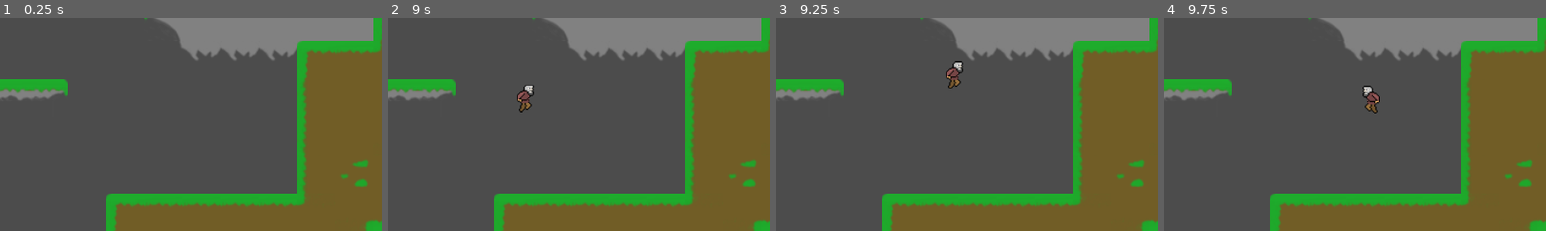
Above: before the commit, frames 1-4 (left to right).
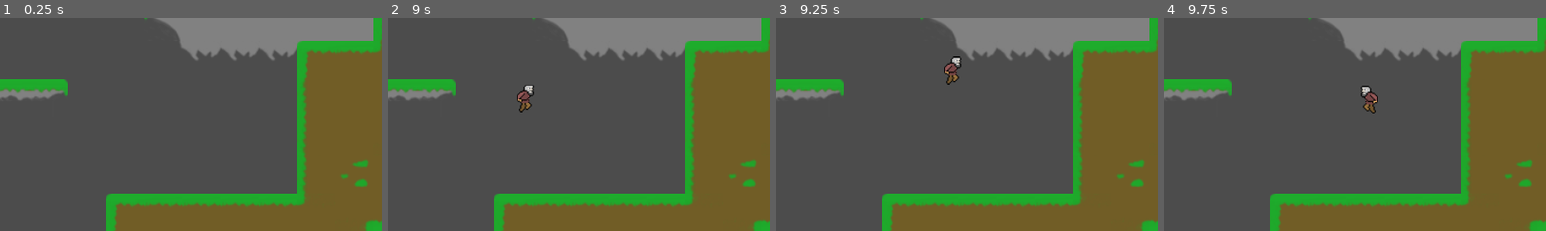
Above: after the commit, the same moments.

Repository: Kumodatsu/dream-within-a-dream
Game: Godot game, scene res://levels/Level_1.tscn
Two runs of this game, one before a commit and one after it. Both use one fixed random seed, a clock stepped at 60 frames per second and the inputs below.
Inputs:
- Up to frame 1 (0.25 s): no input
- Up to frame 2 (9 s): tap Enter at 0.5, 5.75, 8.75 s; hold D (player_move_right) 0.53-2.03 s; tap W (player_jump) at 0.6, 0.77, 1.07, 1.35, 1.52, 1.82, 2.1, 2.85, 3.02, 3.32, 3.6, 3.77, 4.07, 4.35, 4.52, 4.82, 5.1, 5.85, 6.02, 6.32, 6.6, 6.77, 7.07, 7.35, 7.52, 7.82, 8.1, 8.85 s; hold A (player_move_left) 2.03-2.78 s; hold D (player_move_right) 2.78-4.28 s; tap Space at 3.5, 7.25 s; hold A (player_move_left) 4.28-5.03 s; hold D (player_move_right) 5.03-5.78 s; hold A (player_move_left) 5.78-7.28 s; hold D (player_move_right) from 7.28 s (still down)
- Up to frame 3 (9.25 s): keep holding D (player_move_right); tap W (player_jump) at 9.02 s
- Up to frame 4 (9.75 s): tap W (player_jump) at 9.32, 9.6 s; release D (player_move_right) at 9.53 s; hold A (player_move_left) from 9.53 s (still down)
The pictures show only the part of the screen within x 16-66%, y 14-64%; the shares and areas given below are measured in that part.

Frames 1-2 are identical in both runs. In frame 3, 0.4% of the frame differs, in the area x 44-49%, y 17-34%; in frame 4, 0.3%.

Commit message:
Fix air jump check

Diff:
--- a/dream-within-a-dream/scripts/jacob.gd
+++ b/dream-within-a-dream/scripts/jacob.gd
@@ -4,10 +4,10 @@
 export var gravity:        float =   20.0
 export var max_fall_speed: float =  600.0
 export var jump_force:     float =  600.0
-export var max_jumps:      int   =    2
+export var max_air_jumps:    int =    1
 
-var velocity: Vector2 = Vector2.ZERO
-var jumps:    int     = 2
+var velocity:  Vector2 = Vector2.ZERO
+var air_jumps: int     = max_air_jumps
 
 func _ready():
     pass
@@ -16,24 +16,25 @@
     var on_floor = is_on_floor()
     # Movement
     if on_floor:
-        jumps = max_jumps
+        air_jumps = max_air_jumps
     velocity.x = 0.0
     if Input.is_action_pressed("player_move_left"):
         velocity.x = -max_speed
     if Input.is_action_pressed("player_move_right"):
         velocity.x = max_speed
     velocity.y = clamp(velocity.y + gravity, -INF, max_fall_speed)
-    if Input.is_action_just_pressed("player_jump") and can_jump():
-        jump()
+    if Input.is_action_just_pressed("player_jump") and can_jump(on_floor):
+        jump(on_floor)
     velocity = move_and_slide(velocity, Vector2.UP)
     # Animation
     handle_animations(on_floor)
 
-func can_jump() -> bool:
-    return jumps > 0
+func can_jump(on_floor: bool) -> bool:
+    return on_floor or air_jumps > 0
 
-func jump():
-    jumps -= 1
+func jump(on_floor: bool):
+    if not on_floor:
+        air_jumps -= 1
     velocity.y = -jump_force
 
 func handle_animations(on_floor: bool):
